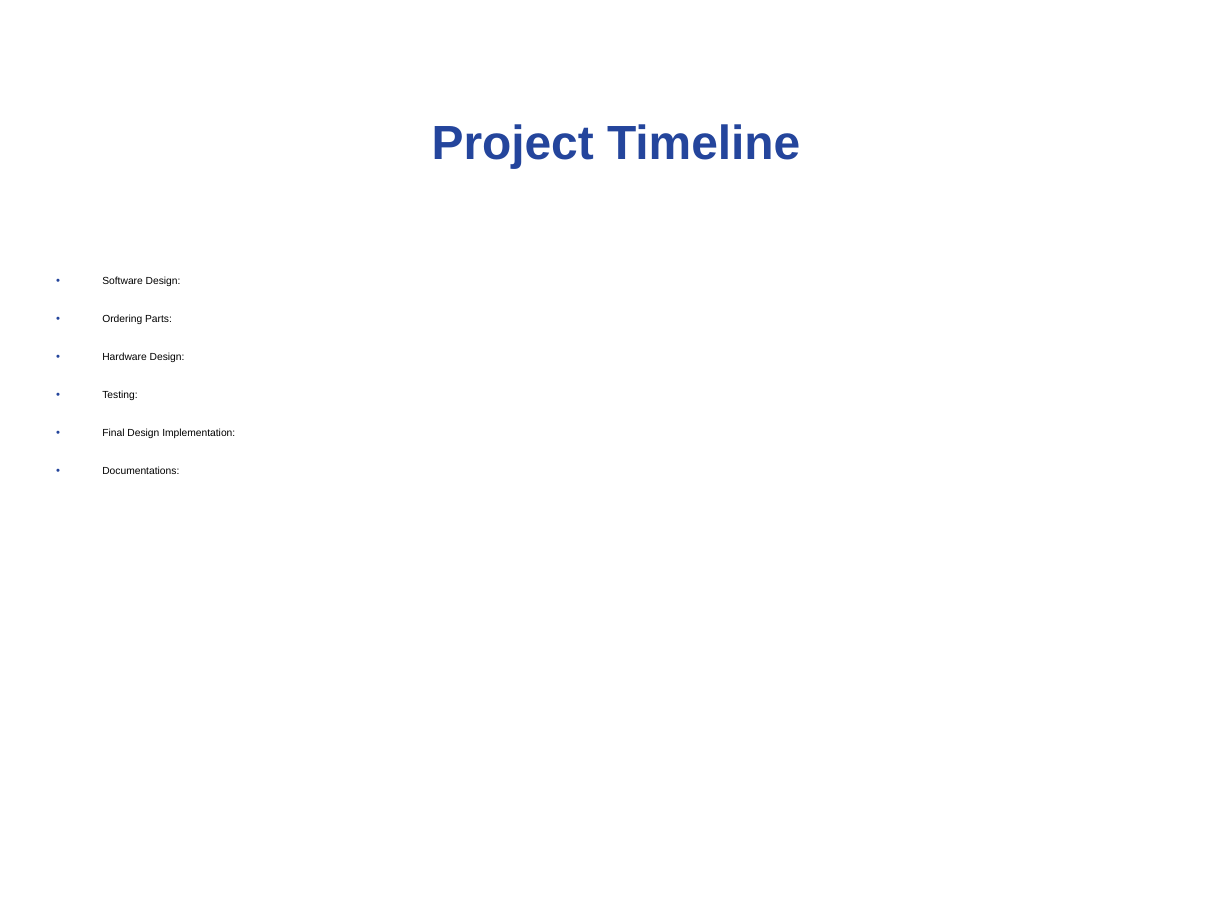
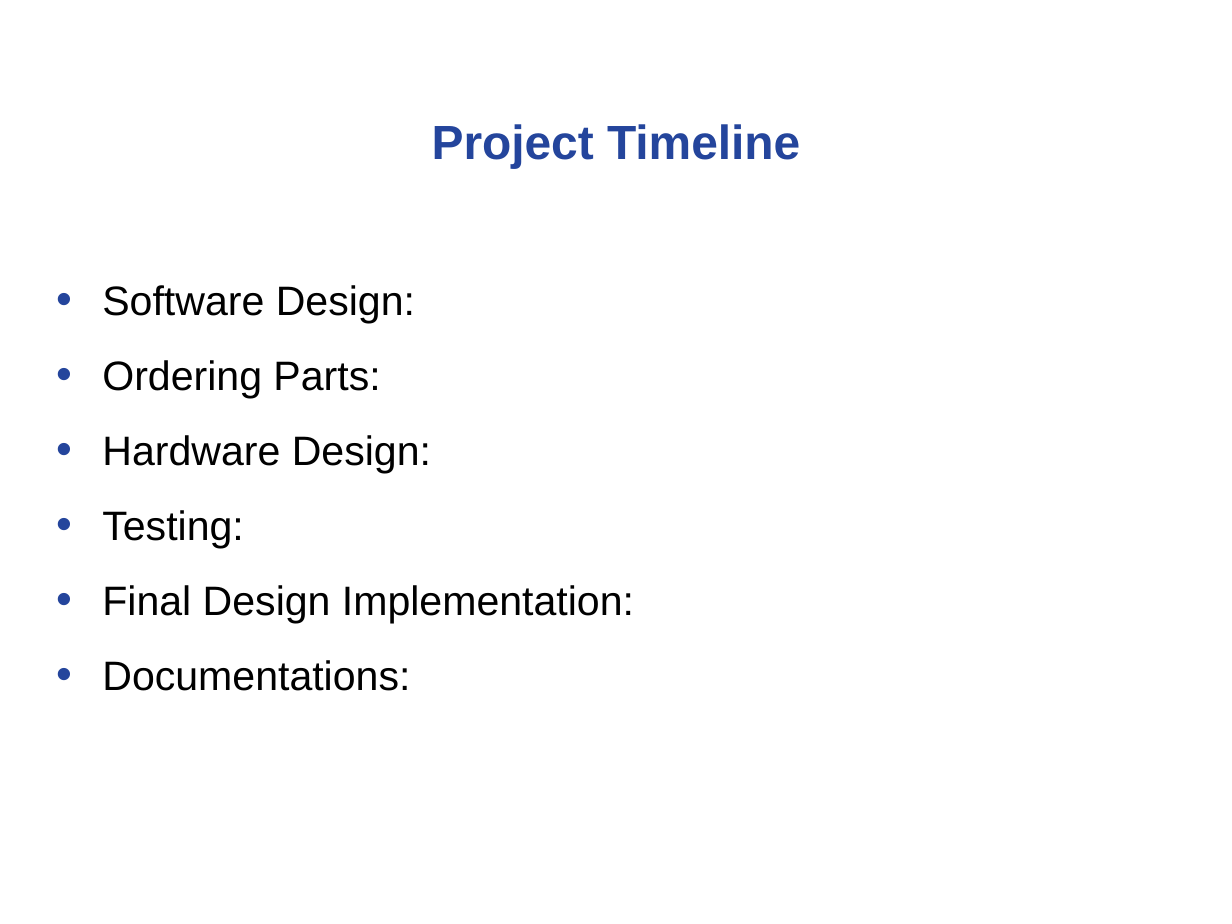
Before and after one commit to noahterickson/DigitalDash, a slide deck: slide 11 of Proposal/Project Proposal.ppt. Drawn at 1232x924 pixels with LibreOffice and Linux fonts; fonts in the diff are those of the drawing; background and template pictures are left out. Boxes give left, top, right and bottom in pixels: in the first picture for what was removed or moved away, otherwise in the second. Text is boxed around its words. In the diff, an @@ line names an element or a change of style, - is before the commit and + after.

```diff
--- a/Proposal/Project Proposal.ppt
+++ b/Proposal/Project Proposal.ppt
@@ text "Software Design:" at <box>102,285,634,691</box>: size 6 to 24 pt @@
```
Also in this commit, not shown: 1 other slide changed.
